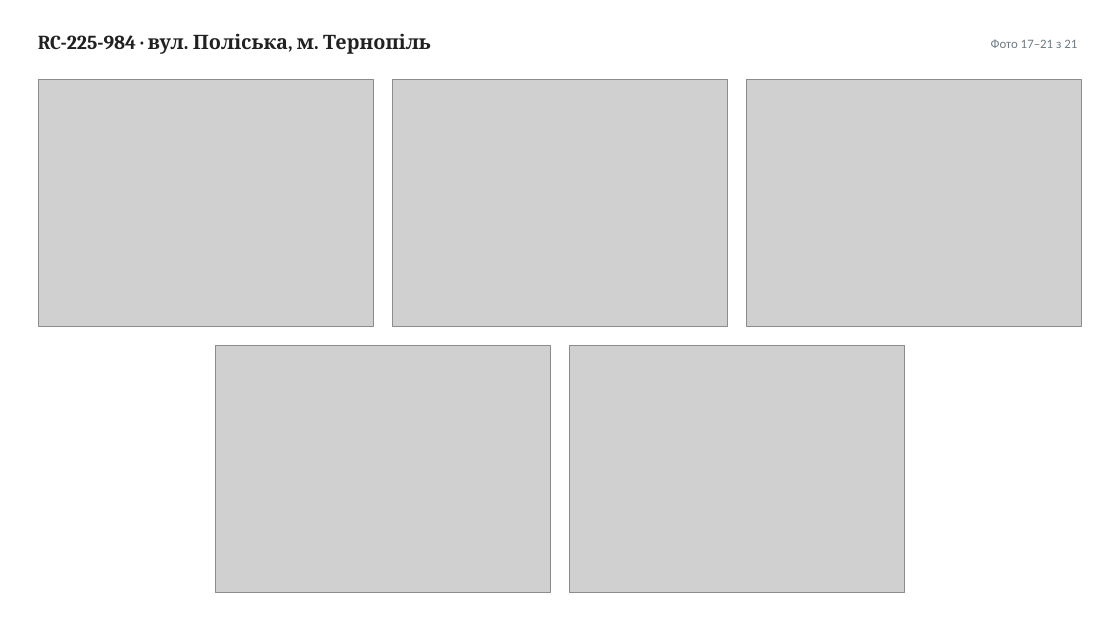
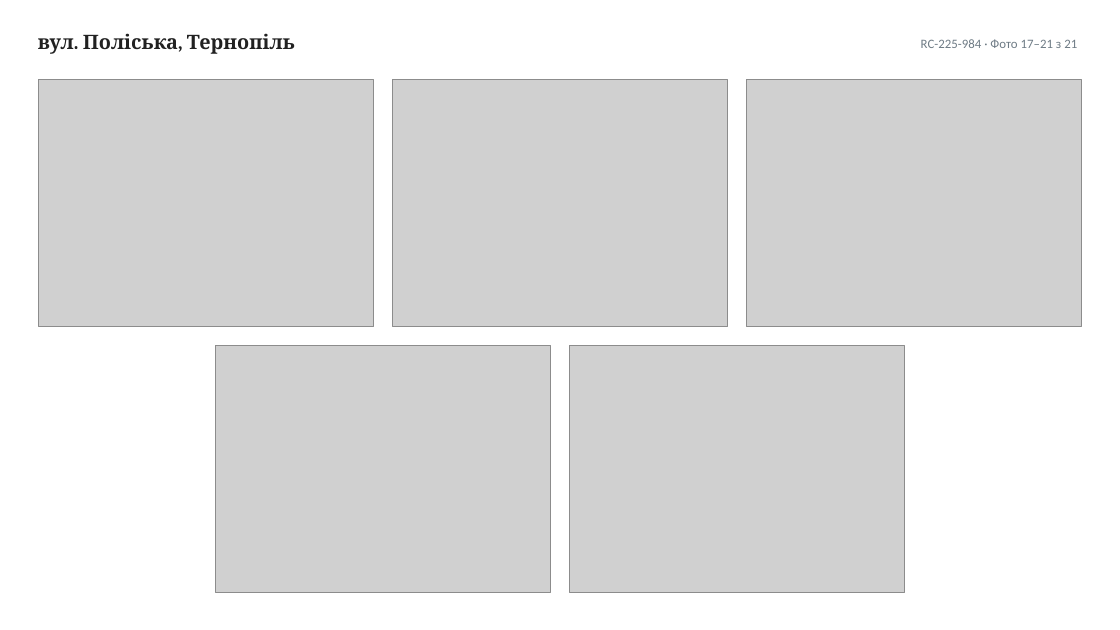
Before and after one commit to IllyaChaplygin/Chaplygin-Illya, a slide deck: slide 8 of Sklady-Ternopil-4-obiekty.pptx. Drawn at 1120x630 pixels with LibreOffice and Linux fonts; fonts in the diff are those of the drawing; grey boxes stand for pictures. Boxes give left, top, right and bottom in pixels: in the first picture for what was removed or moved away, otherwise in the second. Text is boxed around its words. In the diff, an @@ line names an element or a change of style, - is before the commit and + after.

```diff
--- a/Sklady-Ternopil-4-obiekty.pptx
+++ b/Sklady-Ternopil-4-obiekty.pptx
@@ text at [38, 33, 295, 54]: text changed @@
-RC-225-984 · вул. Поліська, м. Тернопіль
+вул. Поліська, Тернопіль
@@ text at [921, 39, 1077, 48]: text changed @@
-Фото 17–21 з 21
+RC-225-984 · Фото 17–21 з 21
```
Also in this commit, not shown: 16 other slides changed.
